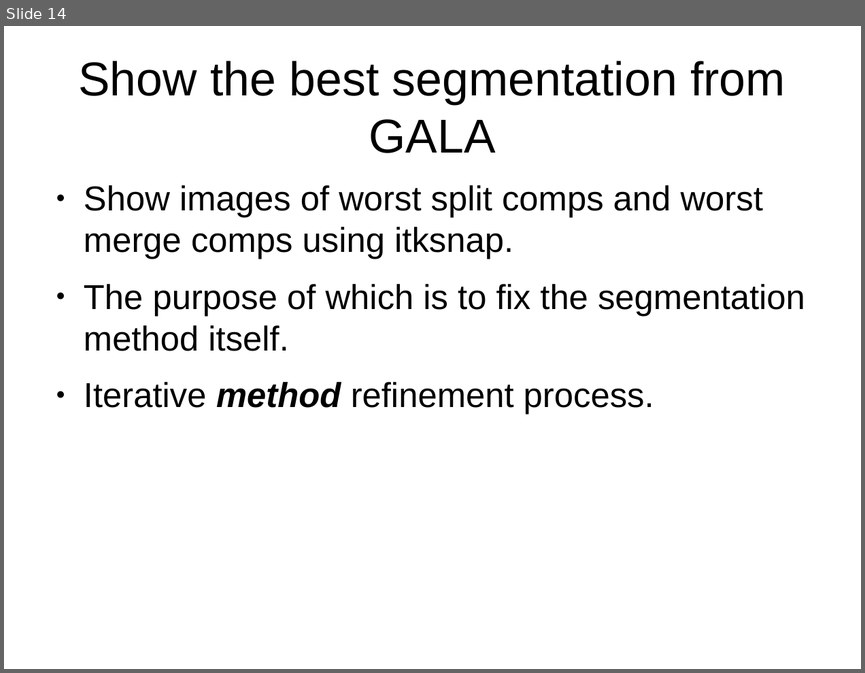
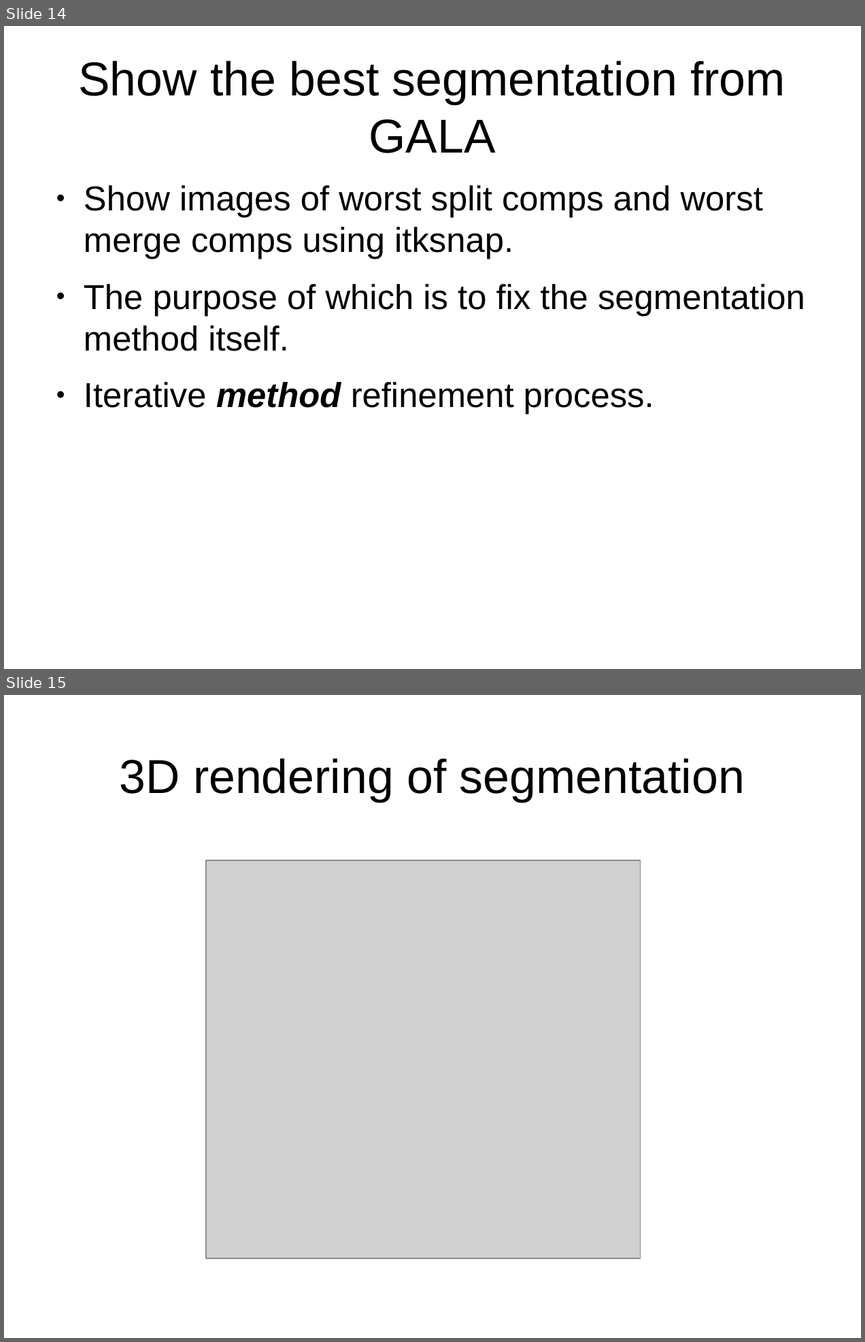
Before and after one commit to JohnnyTeutonic/view_all, a slide deck: Segmentation_Presentation.odp. Shown one above the other, each under a label of ours: slide 14 before the commit, slides 14 and 15 after it. The pictures are 865x673 and 865x1342 pixels, drawn with LibreOffice and Linux fonts; fonts in the diff are those of the drawing; grey boxes stand for pictures. Boxes give left, top, right and bottom in pixels: in the first picture for what was removed or moved away, otherwise in the second. Text is boxed around its words. In the diff, an @@ line names an element or a change of style, - is before the commit and + after.

```diff
--- a/Segmentation_Presentation.odp
+++ b/Segmentation_Presentation.odp
@@ slide 15 added at <box>4,695,861,1338</box>, background #FFFFFF @@
@@ title added at <box>119,758,745,802</box>, 44 pt, text #000000 @@
+3D rendering of segmentation
@@ picture added at <box>206,861,640,1259</box> @@
```
Also in this commit, not shown: 4 slides changed, 3 other slides added, 3 slides removed, 1 other file.
